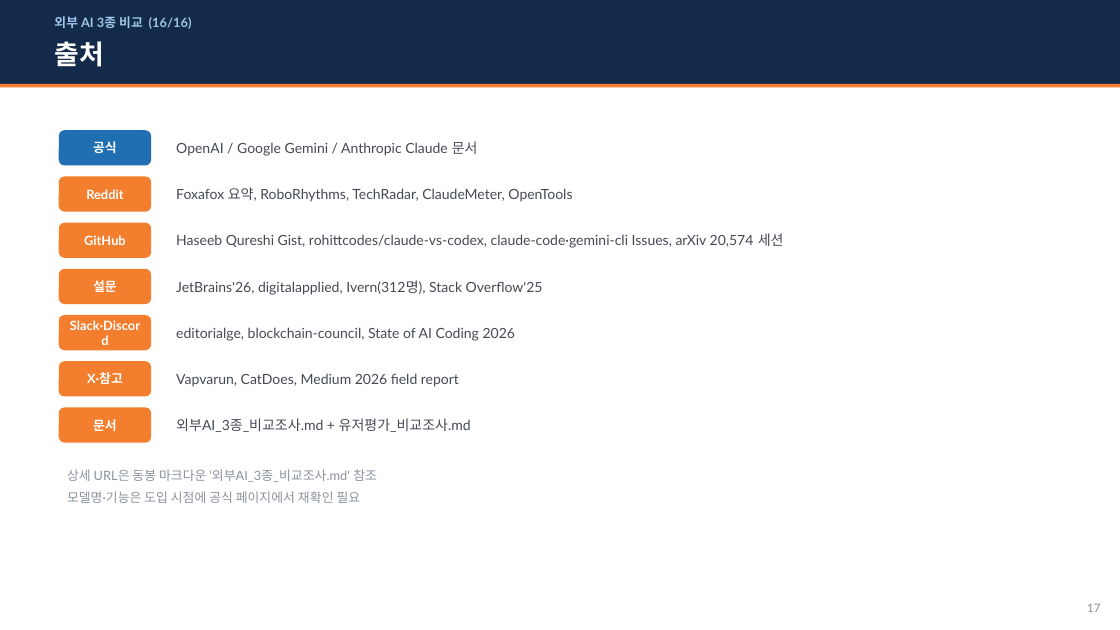
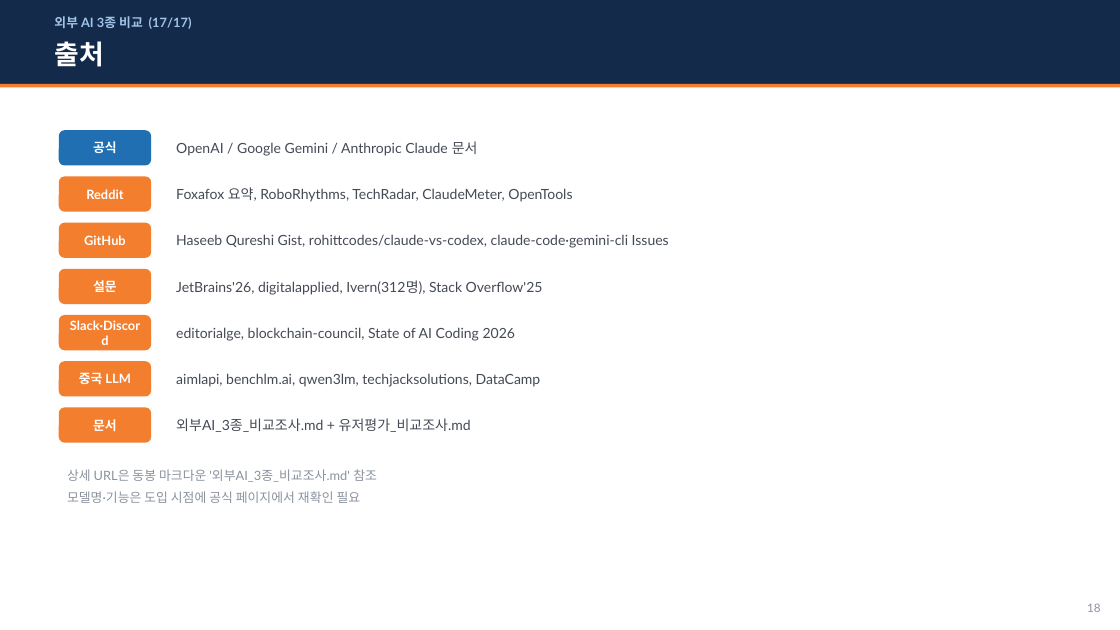
Before and after one commit to whaleonbush/poc, a slide deck: slide 18 of 외부AI_3종_비교조사.pptx (slide 17 before the commit). Drawn at 1120x630 pixels with LibreOffice and Linux fonts; fonts in the diff are those of the drawing. Boxes give left, top, right and bottom in pixels: in the first picture for what was removed or moved away, otherwise in the second. Text is boxed around its words. In the diff, an @@ line names an element or a change of style, - is before the commit and + after.

```diff
--- a/외부AI_3종_비교조사.pptx
+++ b/외부AI_3종_비교조사.pptx
@@ text at <box>54,16,192,29</box>: text changed @@
-외부 AI 3종 비교 (16/16)
+외부 AI 3종 비교 (17/17)
@@ text at <box>176,234,669,248</box>: text changed @@
-Haseeb Qureshi Gist, rohittcodes/claude-vs-codex, claude-code·gemini-cli Issues, arXiv 20,574 세션
+Haseeb Qureshi Gist, rohittcodes/claude-vs-codex, claude-code·gemini-cli Issues
@@ text at <box>79,372,130,384</box>: text changed @@
-X·참고
+중국 LLM
@@ text at <box>176,373,541,387</box>: text changed @@
-Vapvarun, CatDoes, Medium 2026 field report
+aimlapi, benchlm.ai, qwen3lm, techjacksolutions, DataCamp
@@ text at <box>1087,603,1100,612</box>: text changed @@
-17
+18
```
Also in this commit, not shown: 15 other slides changed, 1 slide added, 2 other files.
